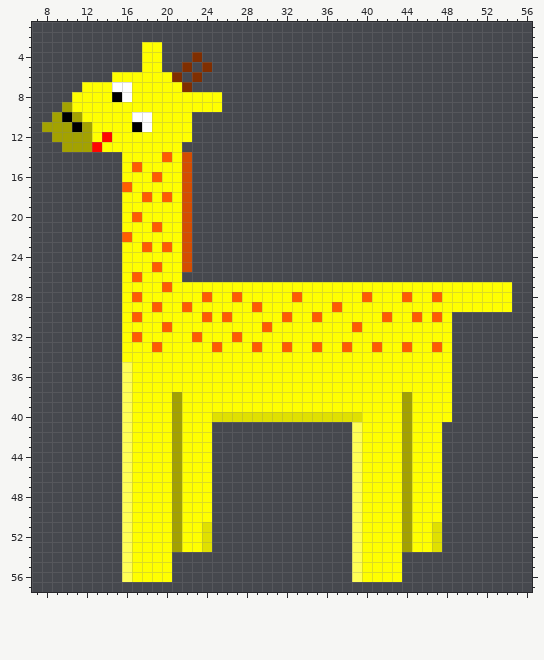
File history of a pixel-art sprite, assets/images/giraffe.png. The picture above was drawn from the file before the commit.
The file is 64x64 pixels. Shown: x 7..56, y 1..57.
Now the later version:
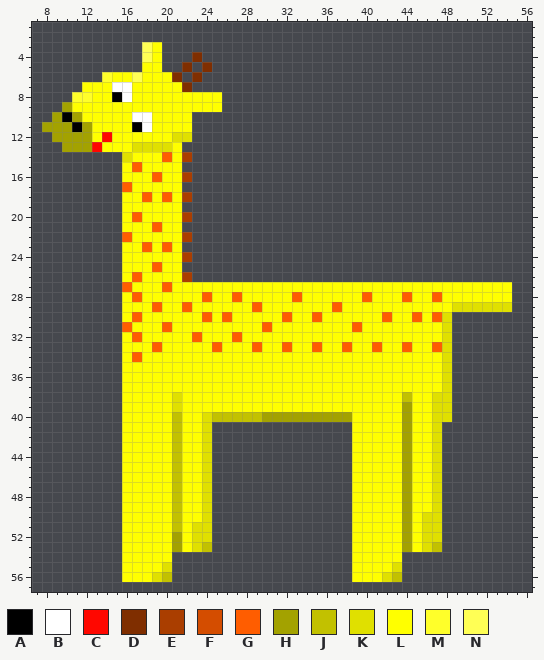
Palette (. is transparent): A #000000  B #ffffff  C #ff0700  D #7f2e00  E #aa3e00  F #d44d00  G #ff5d00  H #a3a200  J #c2c100  K #e0e000  L #ffff00  M #ffff2a  N #ffff55
Changes in this commit:
@@ x 9..20 @@
  2 ............
- 3 .........LL.
- 4 .........LL.
+ 3 .........NL.
+ 4 .........NL.
  5 .........LL.
- 6 ......LLLLLL
+ 6 .....MLLNLLL
  7 ...LLLBBLLLL
- 8 ..LLLLABLLLL
+ 8 ..MMLLABLLLL
  9 .HLLLLLLLLLL
@@ x 7..56 @@
 11 .HHHAHLLLLABLLLL..................................
-12 ..HHHHLCLLLLLLLL..................................
-13 ...HHHCLLLLLLLL...................................
-14 .........LLLLGLF..................................
-15 .........LGLLLLF..................................
-16 .........LLLGLLF..................................
-17 .........GLLLLLF..................................
-18 .........LLGLGLF..................................
-19 .........LLLLLLF..................................
-20 .........LGLLLLF..................................
-21 .........LLLGLLF..................................
-22 .........GLLLLLF..................................
-23 .........LLGLGLF..................................
-24 .........LLLLLLF..................................
-25 .........LLLGLLF..................................
-26 .........LGLLLL...................................
-27 .........LLLLGLLLLLLLLLLLLLLLLLLLLLLLLLLLLLLLLLL..
+12 ..HHHHLCLLLLLLKK..................................
+13 ...HHHCLLLKKKKL...................................
+14 .........KLLLGLE..................................
+15 .........LGLLLL...................................
+16 .........LLLGLLE..................................
+17 .........GLLLLL...................................
+18 .........LLGLGLE..................................
+19 .........LLLLLL...................................
+20 .........LGLLLLE..................................
+21 .........LLLGLL...................................
+22 .........GLLLLLE..................................
+23 .........LLGLGL...................................
+24 .........LLLLLLE..................................
+25 .........LLLGLL...................................
+26 .........LGLLLLE..................................
+27 .........GLLLGLLLLLLLLLLLLLLLLLLLLLLLLLLLLLLLLLL..
 28 .........LGLLLLLLGLLGLLLLLGLLLLLLGLLLGLLGLLLLLLL..
-29 .........LLLGLLGLLLLLLGLLLLLLLGLLLLLLLLLLLLLLLLL..
-30 .........LGLLLLLLGLGLLLLLGLLGLLLLLLGLLGLGL........
-31 .........LLLLGLLLLLLLLLGLLLLLLLLGLLLLLLLLL........
-32 .........LGLLLLLGLLLGLLLLLLLLLLLLLLLLLLLLL........
-33 .........LLLGLLLLLGLLLGLLGLLGLLGLLGLLGLLGL........
-34 .........LLLLLLLLLLLLLLLLLLLLLLLLLLLLLLLLL........
-35 .........NLLLLLLLLLLLLLLLLLLLLLLLLLLLLLLLL........
-36 .........NLLLLLLLLLLLLLLLLLLLLLLLLLLLLLLLL........
-37 .........NLLLLLLLLLLLLLLLLLLLLLLLLLLLLLLLL........
-38 .........NLLLLHLLLLLLLLLLLLLLLLLLLLLLHLLLL........
-39 .........NLLLLHLLLLLLLLLLLLLLLLLLLLLLHLLLL........
-40 .........NLLLLHLLLKKKKKKKKKKKKKKKLLLLHLLLL........
-41 .........NLLLLHLLL..............NLLLLHLLL.........
-42 .........NLLLLHLLL..............NLLLLHLLL.........
-43 .........NLLLLHLLL..............NLLLLHLLL.........
-44 .........NLLLLHLLL..............NLLLLHLLL.........
-45 .........NLLLLHLLL..............NLLLLHLLL.........
-46 .........NLLLLHLLL..............NLLLLHLLL.........
-47 .........NLLLLHLLL..............NLLLLHLLL.........
-48 .........NLLLLHLLL..............NLLLLHLLL.........
-49 .........NLLLLHLLL..............NLLLLHLLL.........
-50 .........NLLLLHLLL..............NLLLLHLLL.........
-51 .........NLLLLHLLK..............NLLLLHLLK.........
-52 .........NLLLLHLLK..............NLLLLHLLK.........
-53 .........NLLLLHLLK..............NLLLLHLLK.........
-54 .........NLLLL..................NLLLL.............
-55 .........NLLLL..................NLLLL.............
-56 .........NLLLL..................NLLLL.............
+29 .........LLLGLLGLLLLLLGLLLLLLLGLLLLLLLLLLLKKKKKK..
+30 .........LGLLLLLLGLGLLLLLGLLGLLLLLLGLLGLGK........
+31 .........GLLLGLLLLLLLLLGLLLLLLLLGLLLLLLLLK........
+32 .........LGLLLLLGLLLGLLLLLLLLLLLLLLLLLLLLK........
+33 .........LLLGLLLLLGLLLGLLGLLGLLGLLGLLGLLGK........
+34 .........LGLLLLLLLLLLLLLLLLLLLLLLLLLLLLLLK........
+35 .........LLLLLLLLLLLLLLLLLLLLLLLLLLLLLLLLK........
+36 .........LLLLLLLLLLLLLLLLLLLLLLLLLLLLLLLLK........
+37 .........LLLLLLLLLLLLLLLLLLLLLLLLLLLLLLLLK........
+38 .........LLLLLKLLLLLLLLLLLLLLLLLLLLLLJLLKK........
+39 .........LLLLLKLLLLLLLLLLLLLLLLLLLLLLHLLKK........
+40 .........LLLLLJLLKJJJJJHHHHHHHHHLLLLLHLLKK........
+41 .........LLLLLJLLK..............LLLLLHLLK.........
+42 .........LLLLLJLLK..............LLLLLHLLK.........
+43 .........LLLLLJLLK..............LLLLLHLLK.........
+44 .........LLLLLJLLK..............LLLLLHLLK.........
+45 .........LLLLLJLLK..............LLLLLHLLK.........
+46 .........LLLLLJLLK..............LLLLLHLLK.........
+47 .........LLLLLJLLK..............LLLLLHLLK.........
+48 .........LLLLLJLLK..............LLLLLHLLK.........
+49 .........LLLLLJLLK..............LLLLLHLLK.........
+50 .........LLLLLJLLK..............LLLLLHLKK.........
+51 .........LLLLLJLKK..............LLLLLHLKK.........
+52 .........LLLLLHLKK..............LLLLLHLKK.........
+53 .........LLLLLHLKJ..............LLLLLHLKJ.........
+54 .........LLLLL..................LLLLL.............
+55 .........LLLLK..................LLLLK.............
+56 .........LLLKJ..................LLLKJ.............
 57 ..................................................
Boxes around the changes in both pictures, in picture pixels (x1, y1, x2, y2):
changed: (72, 42, 152, 102)
changed: (122, 132, 192, 282)
changed: (122, 282, 132, 292)
changed: (122, 302, 512, 582)
